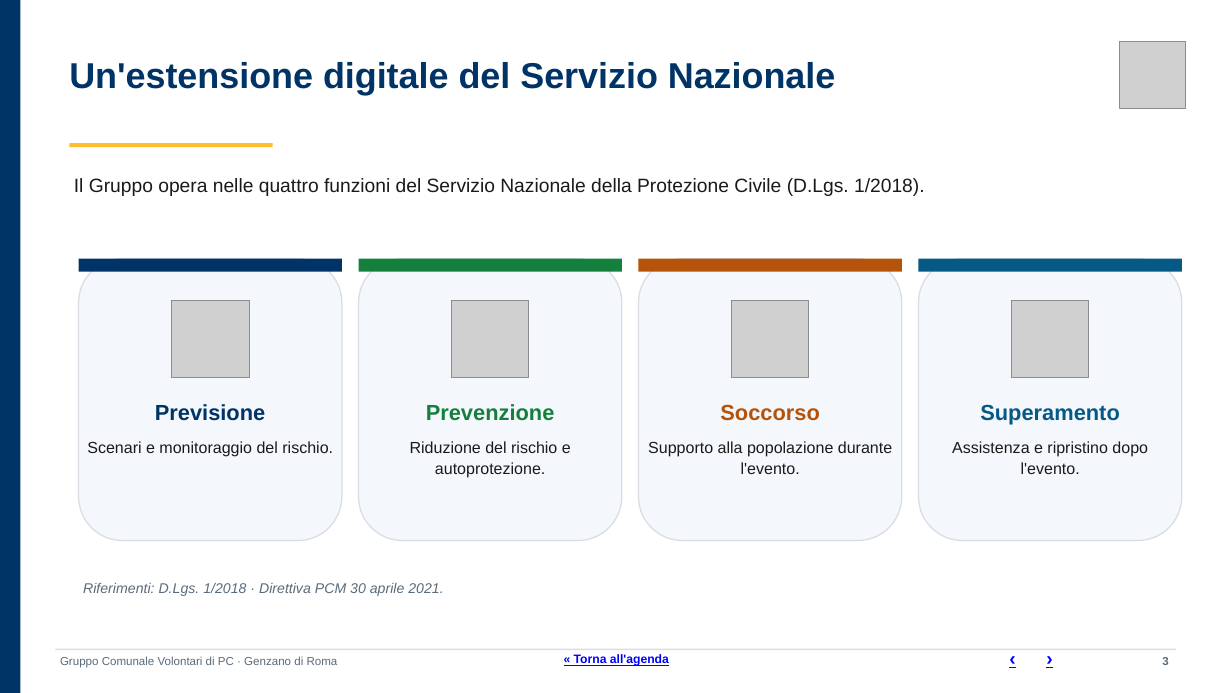
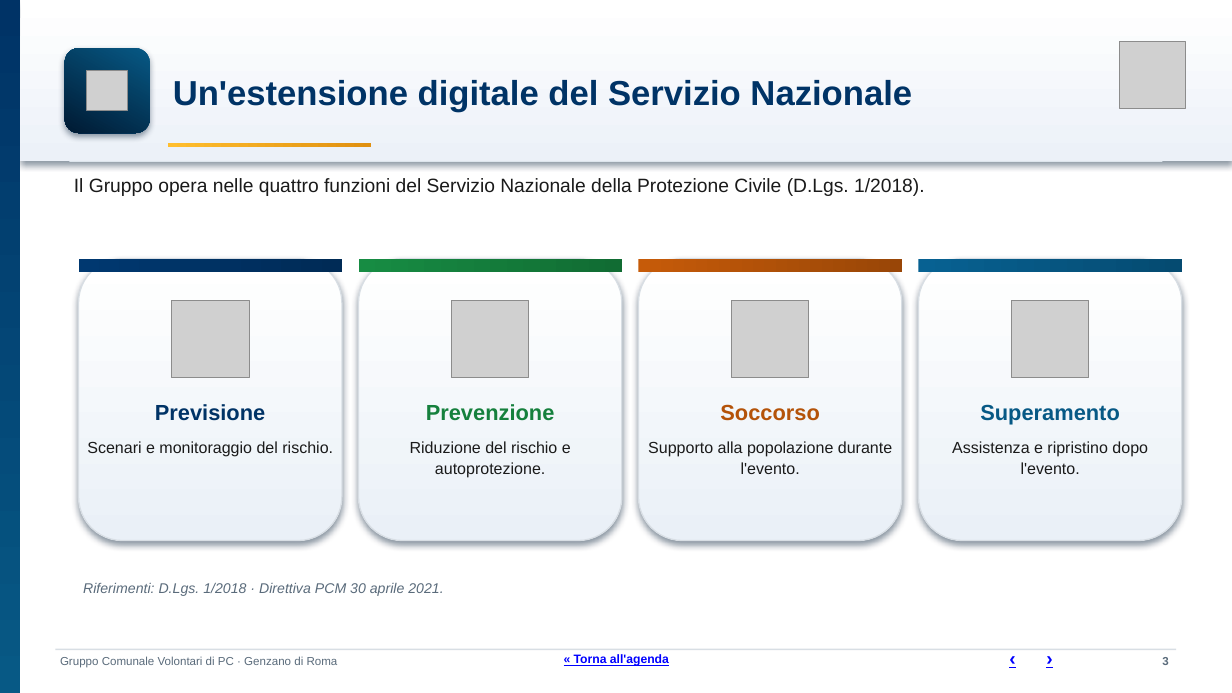
Before and after one commit to SviluppoItaliaDigitale/sito-pc-genzano, a slide deck: slide 3 of static/manuali/presentazione-struttura-sito.pptx. Drawn at 1232x693 pixels with LibreOffice and Linux fonts; fonts in the diff are those of the drawing; grey boxes stand for pictures. Boxes give left, top, right and bottom in pixels: in the first picture for what was removed or moved away, otherwise in the second. Text is boxed around its words. In the diff, an @@ line names an element or a change of style, - is before the commit and + after.

```diff
--- a/static/manuali/presentazione-struttura-sito.pptx
+++ b/static/manuali/presentazione-struttura-sito.pptx
@@ rectangle at [0,0,20,693]: fill #003366 to gradient #003366 to #075985 @@
@@ rectangle added at [20,0,1232,161], fill gradient #FFFFFF to #ECF1F8 @@
@@ rounded rectangle added at [65,48,150,133], fill gradient #075985 to #001A33 @@
@@ text "Un'estensione digitale del Servizio Nazionale": place and size @@
-text "Un'estensione digitale del Servizio Nazionale" at [69,62,835,95]
+text "Un'estensione digitale del Servizio Nazionale" at [173,80,912,112]
@@ text "Un'estensione digitale del Servizio Nazionale" at [173,80,912,112]: size 28 to 27 pt; vertical alignment top to middle @@
@@ picture added at [87,70,128,111] @@
@@ rectangle: place and size @@
-rectangle at [69,143,273,147]
+rectangle at [168,143,372,147]
@@ rectangle at [168,143,372,147]: fill #FFBE2E to gradient #FFBE2E to #E09010 @@
@@ rectangle added at [69,161,1163,162], fill #DDE5EC @@
@@ rectangle at [79,259,342,272]: fill #003366 to gradient #003870 to #002B56 @@
@@ rectangle at [359,259,622,272]: fill #15803D to gradient #178C43 to #116C33 @@
@@ rectangle at [639,259,902,272]: fill #B45309 to gradient #C65B09 to #994607 @@
@@ fill #F4F7FB to gradient #FFFFFF to #EAF0F7; shadow on in 4 elements at [79,259,342,541], [359,259,622,541], [639,259,902,541], [919,259,1182,541] @@
@@ rectangle at [919,259,1182,272]: fill #075985 to gradient #076192 to #054B71 @@
```
Also in this commit, not shown: 55 other slides changed, 2 other files.
